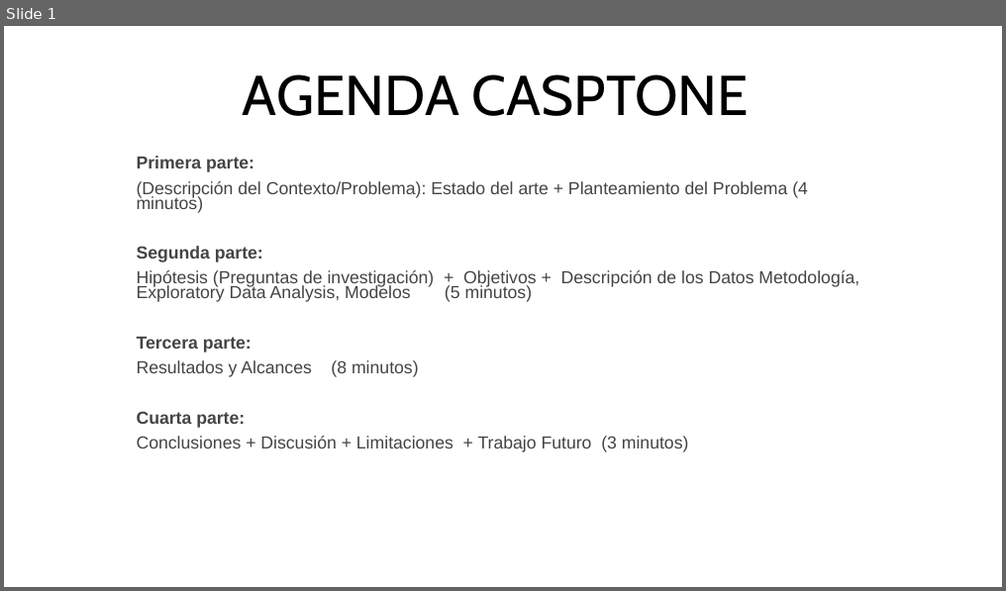
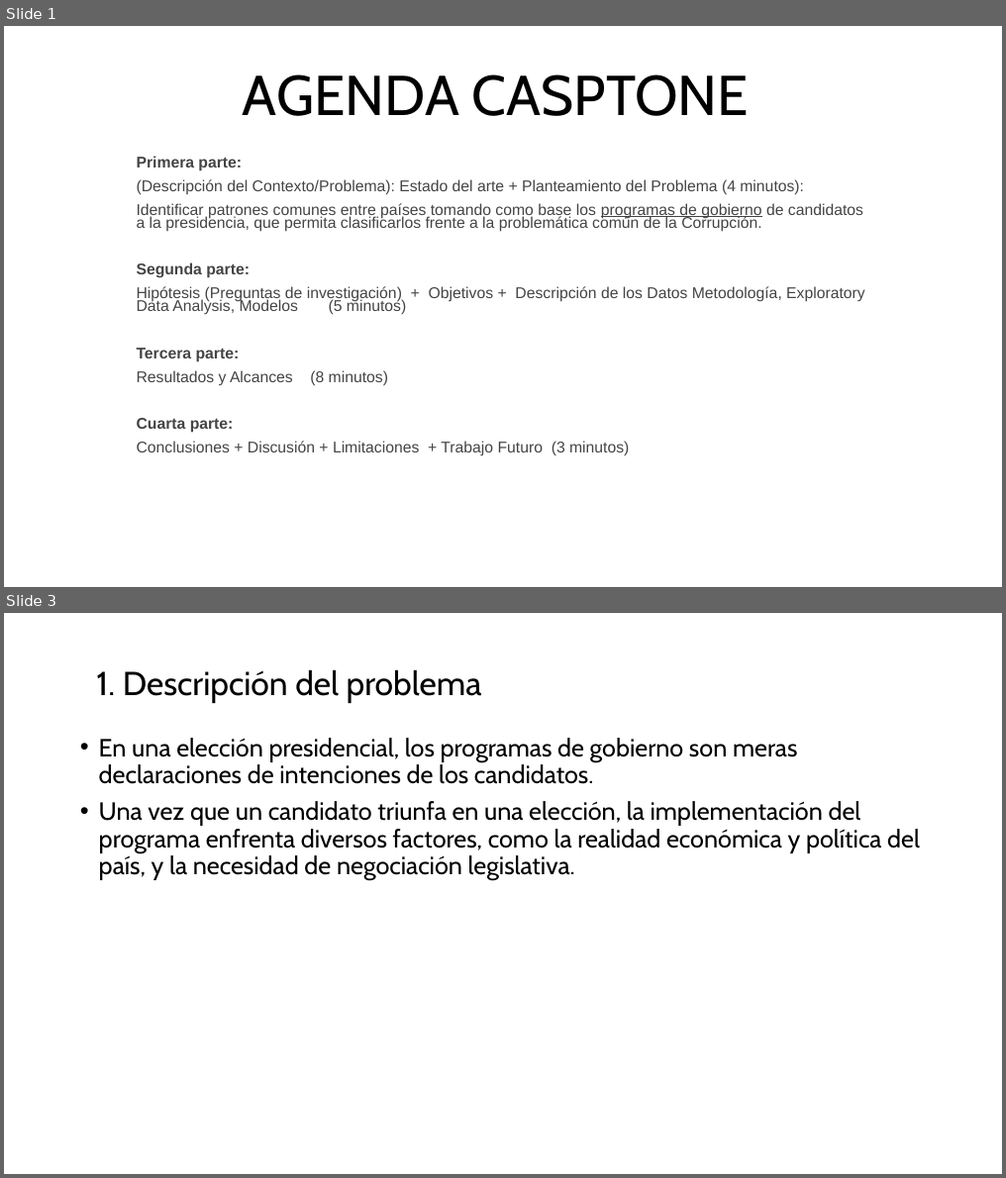
Before and after one commit to MatiasBunsterRaby/Capstone_git, a slide deck: Pres Capstone MBunster.pptx. Shown one above the other, each under a label of ours: slide 1 before the commit, slides 1 and 3 after it; the slides between them are not shown. The pictures are 1006x591 and 1006x1178 pixels, drawn with LibreOffice and Linux fonts; fonts in the diff are those of the drawing. Boxes give left, top, right and bottom in pixels: in the first picture for what was removed or moved away, otherwise in the second. Text is boxed around its words. In the diff, an @@ line names an element or a change of style, - is before the commit and + after.

Commit message:
Trabajo en la ppt final

```diff
--- a/Pres Capstone MBunster.pptx
+++ b/Pres Capstone MBunster.pptx
@@ slide 3 added at <box>4,613,1002,1174</box>, background #FFFFFF @@
@@ title added at <box>96,669,482,703</box>, 32 pt, text #000000 @@
+1. Descripción del problema
@@ text added at <box>99,738,920,880</box>, 24 pt, text #000000 @@
+• En una elección presidencial, los programas de gobierno son meras declaraciones de intenciones de los candidatos.
+• Una vez que un candidato triunfa en una elección, la implementación del programa enfrenta diversos factores, como la realidad económica y política del país, y la necesidad de negociación legislativa.
@@ slide 1 changed as well @@
@@ subtitle at <box>137,156,865,457</box>: size 16.8 to 15 pt in "Primera parte:", "Segunda parte:", "Hipótesis (Preguntas de investigación) + Objetivos + ...", "Tercera parte:" and 3 more places @@
@@ subtitle at <box>137,179,863,232</box>: text changed; size 16.8 to 15 pt @@
-(Descripción del Contexto/Problema): Estado del arte + Planteamiento del Problema (4 minutos)
+(Descripción del Contexto/Problema): Estado del arte + Planteamiento del Problema (4 minutos):
+Identificar patrones comunes entre países tomando como base los programas de gobierno de candidatos a la presidencia, que permita clasificarlos frente a la problemática común de la Corrupción.
```
Also in this commit, not shown: 6 other slides added, 6 other files.
